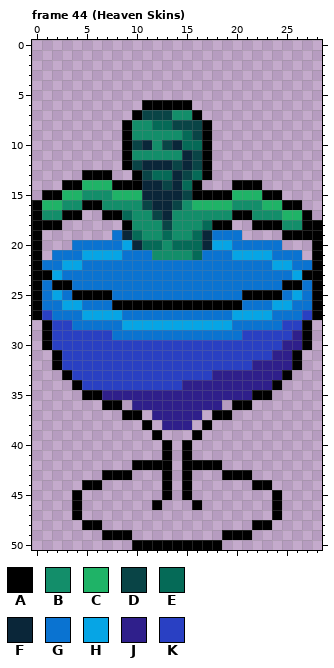
A pixel-art file gets an edit: Succubus/Sprites/Characters.aseprite. The first picture shows the starting point.
29x51 pixels, 51 frames. Shown: frame 44 (Heaven Skins).
Palette (. is transparent): A #000000  B #138e6a  C #1fb367  D #094446  E #056a57  F #0a2639  G #0a73d1  H #06a5e5  J #2f1f8b  K #2940c3
Pixels before, frame 44 (Heaven Skins), first column x 0:
 6 ...........AAAAA.............
 7 ..........ADDDBBA............
 8 .........ABBEEDDDA...........
 9 .........ABBBBBEDA...........
10 .........ADFBDFEEA...........
11 .........ABBBBBFDA...........
12 .........ADFFFDFDA...........
13 .....AAA..ADEEFDEA...........
14 ...AACCCAAAFFDFEA...AAA......
15 .AACCBBBCCCFFFFDAAAACCCAA....
16 ACCBBAABBBBDFFDBCCCCBBBCCAA..
17 ABBAA..AAEBBDFBBBBBBAABBBCCA.
18 AAA......ABBBDBBBEAA..AAABBAA
19 A.......GFEBBEBBEFGGG....AAAA
20 A...GGGGGHFEEBEEEFHHGGGGG...A
21 A.GGGHHHHGGGBBBBEGGGHHHHGGG.A
22 AGGHHGGGGGGGGGGGGGGGGGGGHHGGA
23 AAHGGGGGGGGGGGGGGGGGGGGGGGHAA
24 AGAAGGGGGGGGGGGGGGGGGGGGGAAGA
25 AGHGAAAAGGGGGGGGGGGGGAAAAGHGA
26 AGGHHGGGAAAAAAAAAAAAAGGGHHGGA
27 AKGGGHHHHGGGGGGGGGGGHHHHGGGKA
28 .AKKGGGGGHHHHHHHHHHHGGGGGKKA.
29 .AKKKKKKGGGGGGGGGGGGGKKKKKJA.
30 .AKKKKKKKKKKKKKKKKKKKKKKKJJA.
31 ..AKKKKKKKKKKKKKKKKKKKKKJJA..
32 ..AKKKKKKKKKKKKKKKKKKKJJJJA..
33 ...AKKKKKKKKKKKKKKJJJJJJJA...
34 ....AKKKKKKKKKKJJJJJJJJJA....
35 .....AAJJJJJJJJJJJJJJJAA.....
36 .......AA.JJJJJJJJJ.AA.......
37 .........AA.JJJJJ.AA.........
38 ...........A.JJJ.A...........
39 ............A...A............
40 .............A.A.............
41 .............A.A.............
42 ..........AAAA.AAAA..........
43 .......AAA...A.A...AAA.......
44 .....AA......A.A......AA.....
45 ....A........A.A........A....
46 ....A.......A...A.......A....
47 ....A...................A....
48 .....AA...............AA.....
49 .......AAA.........AAA.......
50 ..........AAAAAAAAA..........
The same view after the edit:
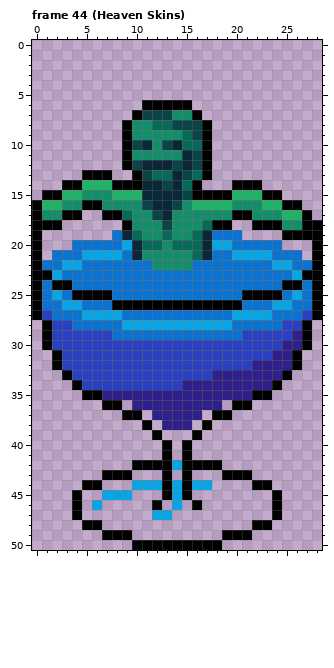
Changes in this commit:
{"where": "frame 44 (Heaven Skins), layer \"Layer 4\""}
{"frame":44,"y":21,"x":10,"old":"GG","new":"FB"}
{"frame":44,"y":21,"x":17,"old":"G","new":"F"}
{"frame":44,"y":22,"x":12,"old":"GGGG","new":"BBBB"}
{"frame":44,"y":42,"x":14,"old":".","new":"H"}
{"frame":44,"y":44,"x":10,"old":"...","new":"HHH"}
{"frame":44,"y":44,"x":14,"old":".","new":"H"}
{"frame":44,"y":44,"x":16,"old":"..","new":"HH"}
{"frame":44,"y":45,"x":7,"old":"...","new":"HHH"}
{"frame":44,"y":45,"x":14,"old":".","new":"H"}
{"frame":44,"y":46,"x":6,"old":".","new":"H"}
{"frame":44,"y":46,"x":14,"old":".","new":"H"}
{"frame":44,"y":47,"x":12,"old":"..","new":"HH"}
{"label":"changed","picture_box":[132,250,212,270]}
{"label":"added","picture_box":[92,460,212,520]}
